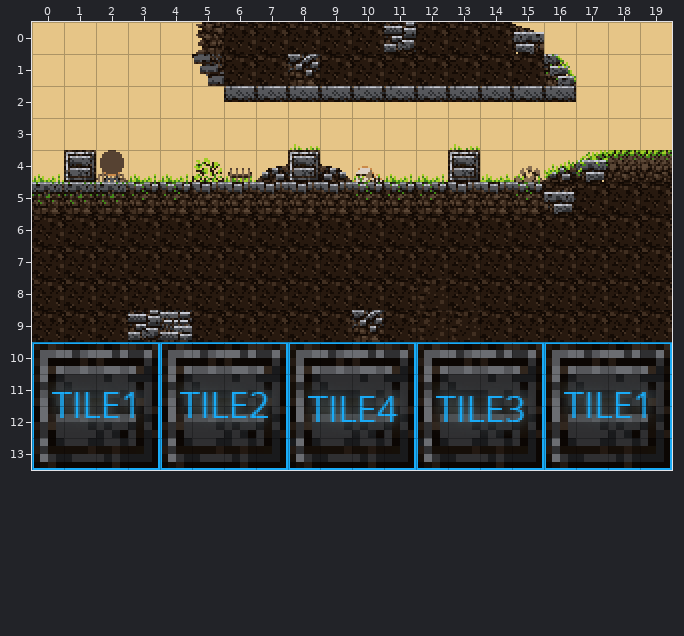
A Tiled map gets an edit: tests/features/tiles/assets/tiles.tmx. Above is the file before it was changed.
Cells are 16x16 px. Shown: x 0..19, y 0..13.
The result:
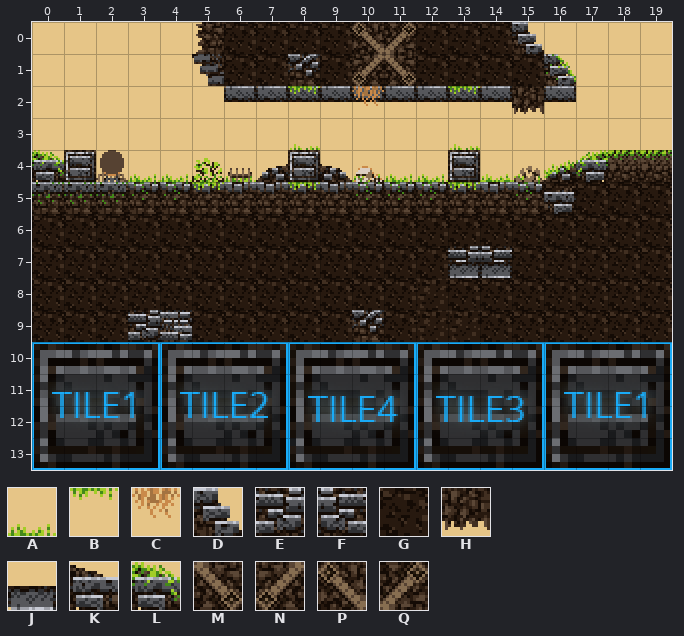
Key: from "tileset1": A 5, B 5 flipped up-down, C 10 flipped up-down, D 30, E 34, F 34 flipped left-right, G 35, H 36 flipped on the diagonal, J 38 flipped up-down, K 42, L 49 flipped left-right, M 69, N 69 flipped left-right, P 69 flipped on the other diagonal, Q 69 flipped up-down.
_ is an empty cell, . an unchanged one.
Message: Tests; tiles; add some flipped/rotated tiles from Tiled to test
The exact change:
--- layer "walls"
@@ x 10..15 @@
- 0 GE...K
- 1 GG....
+ 0 PQ...D
+ 1 NM....
@@ x 0..0 @@
- 4 A
+ 4 L
@@ x 13..14 @@
- 7 GG
+ 7 EF
--- layer "underground"
@@ x 8..15 @@
- 2 _._.._._
+ 2 B.C..B.H
@@ x 5..13 @@
- 5 _.._...._
+ 5 B..B....B
@@ x 13..14 @@
- 7 __
+ 7 JJ
